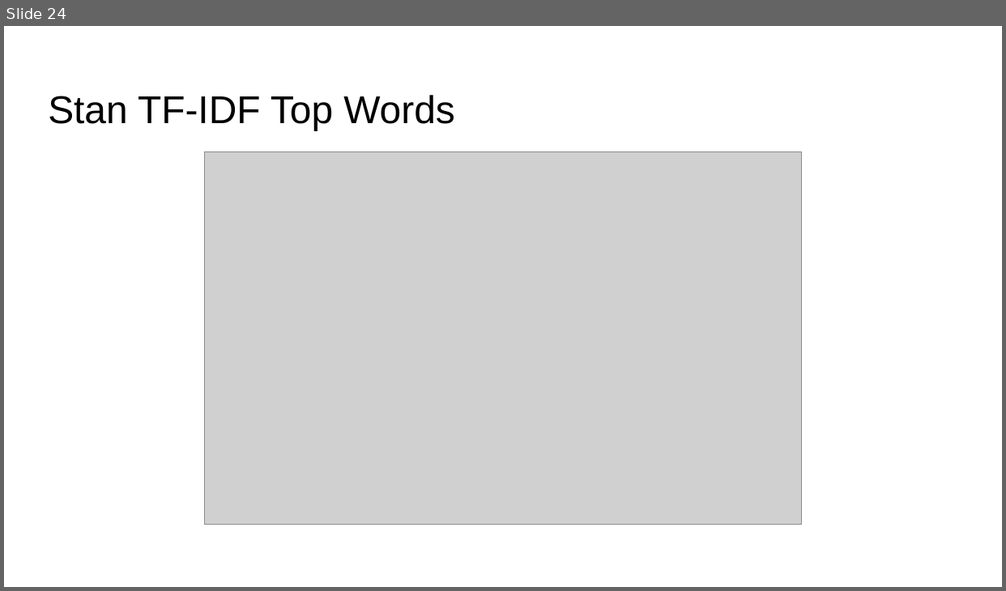
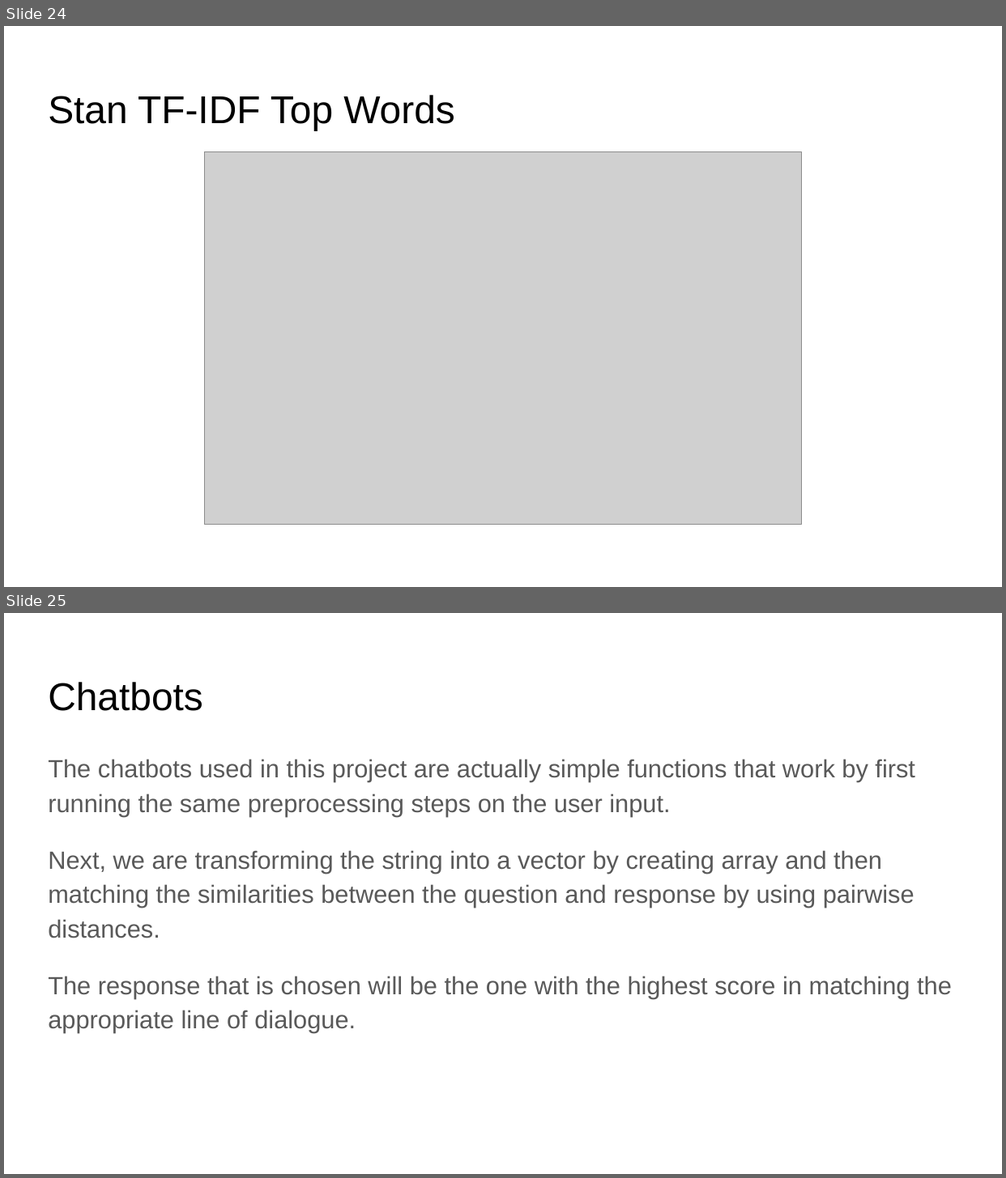
Before and after one commit to bgbarton0360/Capstone-Project-2, a slide deck: Capstone 2 Slides.pptx. Shown one above the other, each under a label of ours: slide 24 before the commit, slides 24 and 25 after it. The pictures are 1006x591 and 1006x1178 pixels, drawn with LibreOffice and Linux fonts; fonts in the diff are those of the drawing; grey boxes stand for pictures. Boxes give left, top, right and bottom in pixels: in the first picture for what was removed or moved away, otherwise in the second. Text is boxed around its words. In the diff, an @@ line names an element or a change of style, - is before the commit and + after.

```diff
--- a/Capstone 2 Slides.pptx
+++ b/Capstone 2 Slides.pptx
@@ slide 25 added at <box>4,613,1002,1174</box>, background #FFFFFF @@
@@ title added at <box>48,682,203,711</box>, 28 pt, text #000000 @@
+Chatbots
@@ text added at <box>48,759,952,1033</box>, 18 pt, text #595959 @@
+The chatbots used in this project are actually simple functions that work by first running the same preprocessing steps on the user input.
+Next, we are transforming the string into a vector by creating array and then matching the similarities between the question and response by using pairwise distances.
+The response that is chosen will be the one with the highest score in matching the appropriate line of dialogue.
```
Also in this commit, not shown: 1 slide changed, 2 other slides added, 1 other file.
